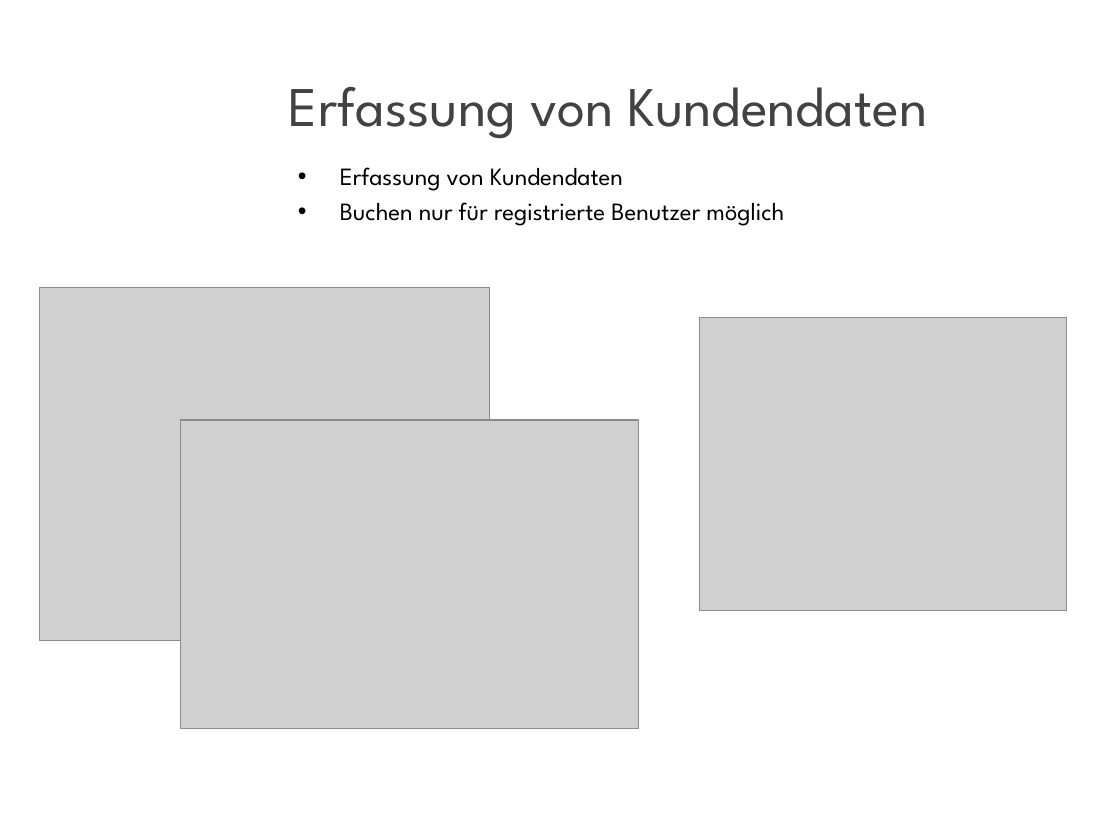
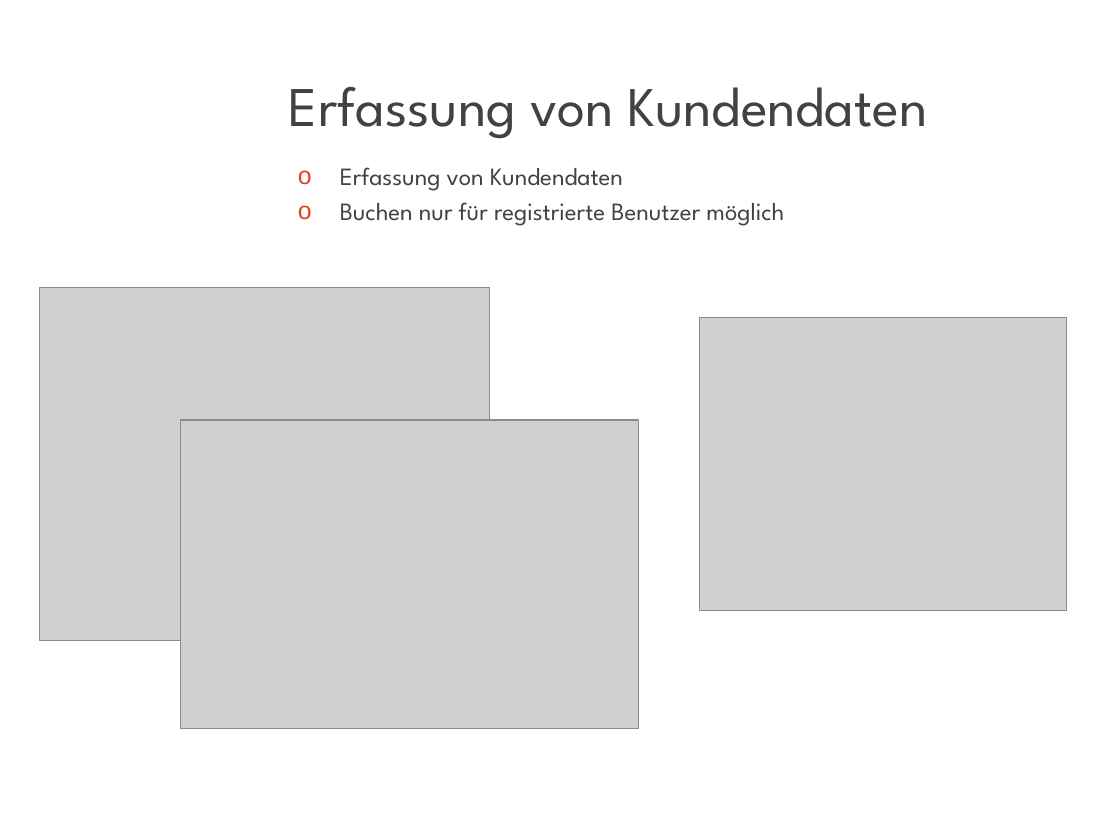
Before and after one commit to pundt/ITIN20AKT, a slide deck: slide 5 of Dokumentation/EndPräsentation.pptx. Drawn at 1120x840 pixels with LibreOffice and Linux fonts; fonts in the diff are those of the drawing; grey boxes stand for pictures; background and template pictures are left out. Boxes give left, top, right and bottom in pixels: in the first picture for what was removed or moved away, otherwise in the second. Text is boxed around its words. In the diff, an @@ line names an element or a change of style, - is before the commit and + after.

```diff
--- a/Dokumentation/EndPräsentation.pptx
+++ b/Dokumentation/EndPräsentation.pptx
@@ text "Erfassung von Kundendaten" at [340, 167, 784, 226]: text colour #000000 to #424242; bullet • to o @@
```
Also in this commit, not shown: 6 other slides changed, 1 other file.
